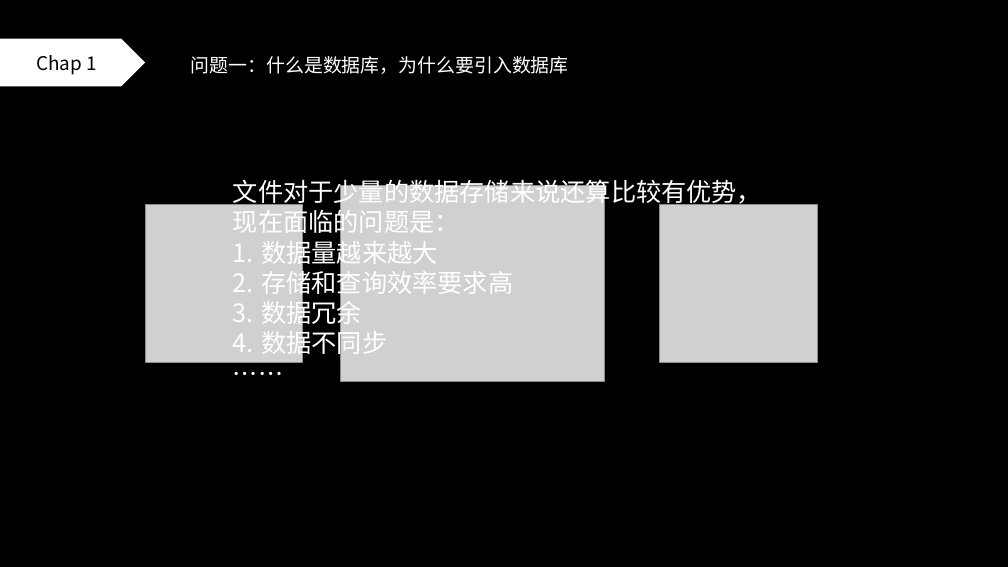
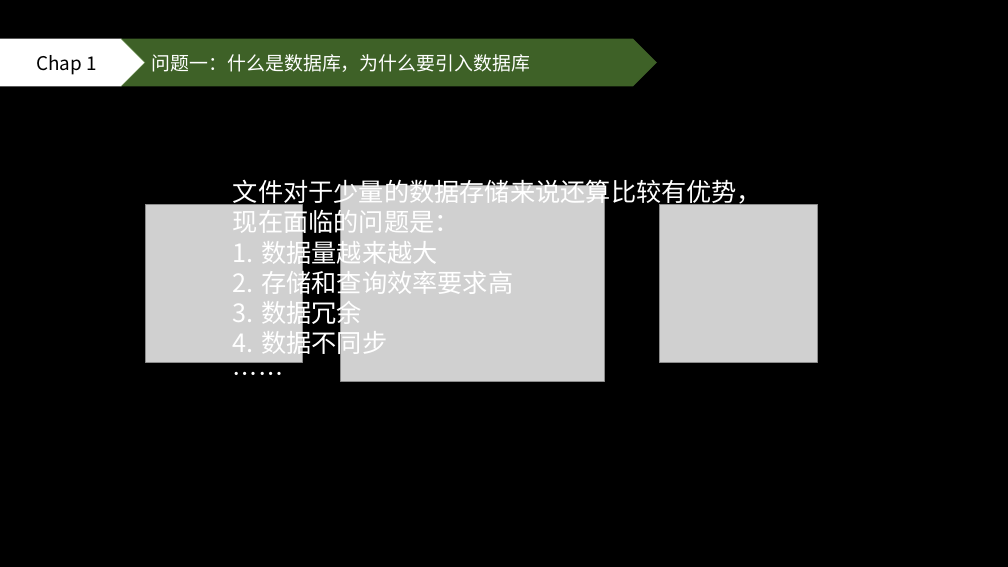
Before and after one commit to 50mengzhu/Database, a slide deck: slide 3 of ReationalDB.pptx. Drawn at 1008x567 pixels with LibreOffice and Linux fonts; fonts in the diff are those of the drawing; grey boxes stand for pictures. Boxes give left, top, right and bottom in pixels: in the first picture for what was removed or moved away, otherwise in the second. Text is boxed around its words. In the diff, an @@ line names an element or a change of style, - is before the commit and + after.

```diff
--- a/ReationalDB.pptx
+++ b/ReationalDB.pptx
@@ chevron "问题一：什么是数据库，为什么要引入数据库" resized from (x1=191, y1=56, x2=569, y2=74) to (x1=120, y1=39, x2=656, y2=86) @@
@@ chevron "问题一：什么是数据库，为什么要引入数据库" at (x1=120, y1=39, x2=656, y2=86): vertical alignment top to middle; fill none to #548235 at 75% opacity @@
```
Also in this commit, not shown: 3 other slides changed, 20 slides added, 3 slides removed, 1 other file.
